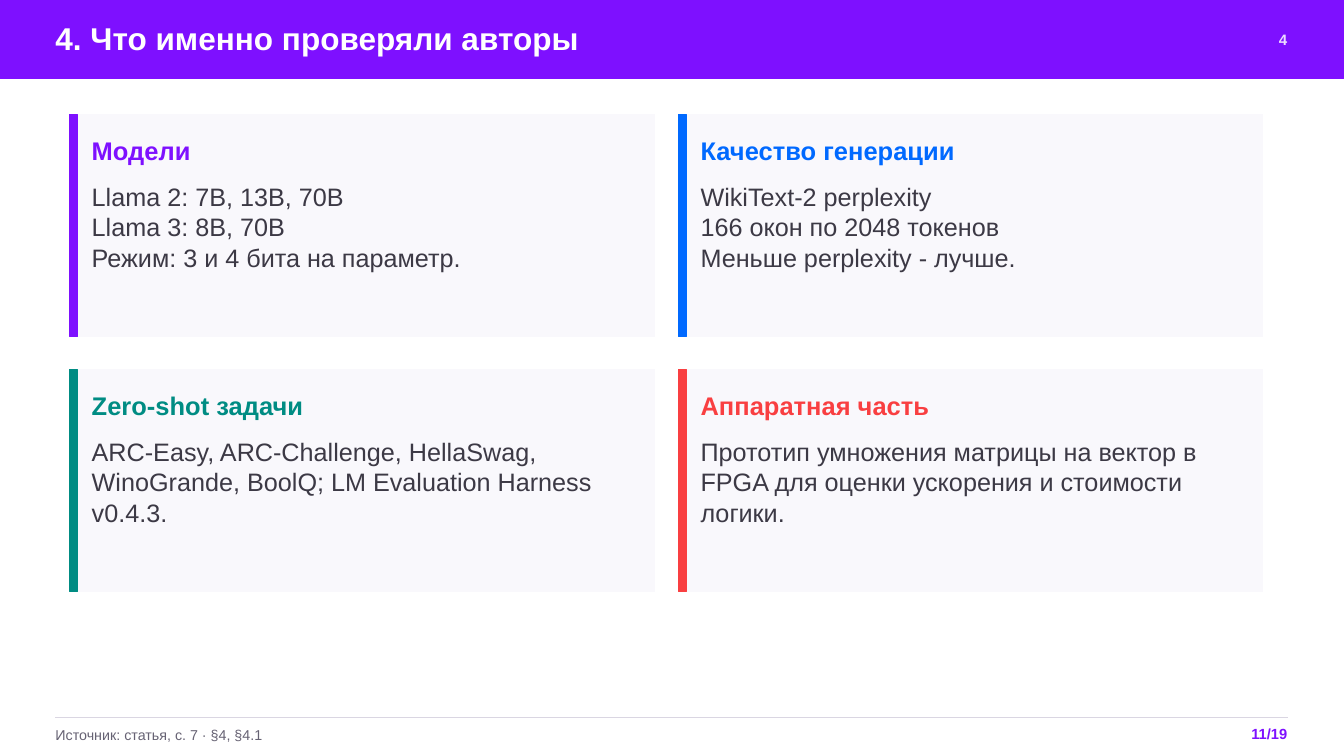
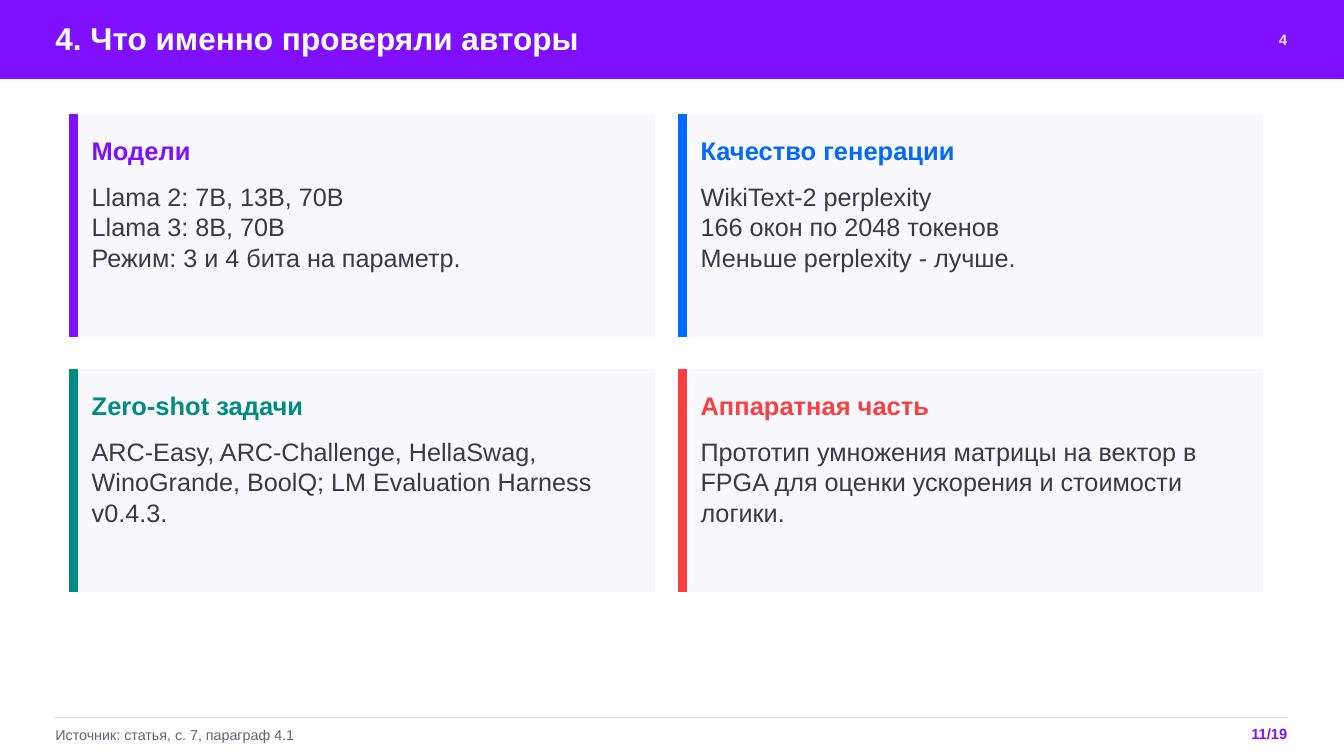
Before and after one commit to MyasnikovNA/SeedLM-Reproduction, a slide deck: slide 11 of SeedLMPresentation.pptx. Drawn at 1344x756 pixels with LibreOffice and Linux fonts; fonts in the diff are those of the drawing. Boxes give left, top, right and bottom in pixels: in the first picture for what was removed or moved away, otherwise in the second. Text is boxed around its words. In the diff, an @@ line names an element or a change of style, - is before the commit and + after.

```diff
--- a/SeedLMPresentation.pptx
+++ b/SeedLMPresentation.pptx
@@ text at (55,729,294,743): text changed @@
-Источник: статья, с. 7 · §4, §4.1
+Источник: статья, с. 7, параграф 4.1
```
Also in this commit, not shown: 2 other slides changed.
